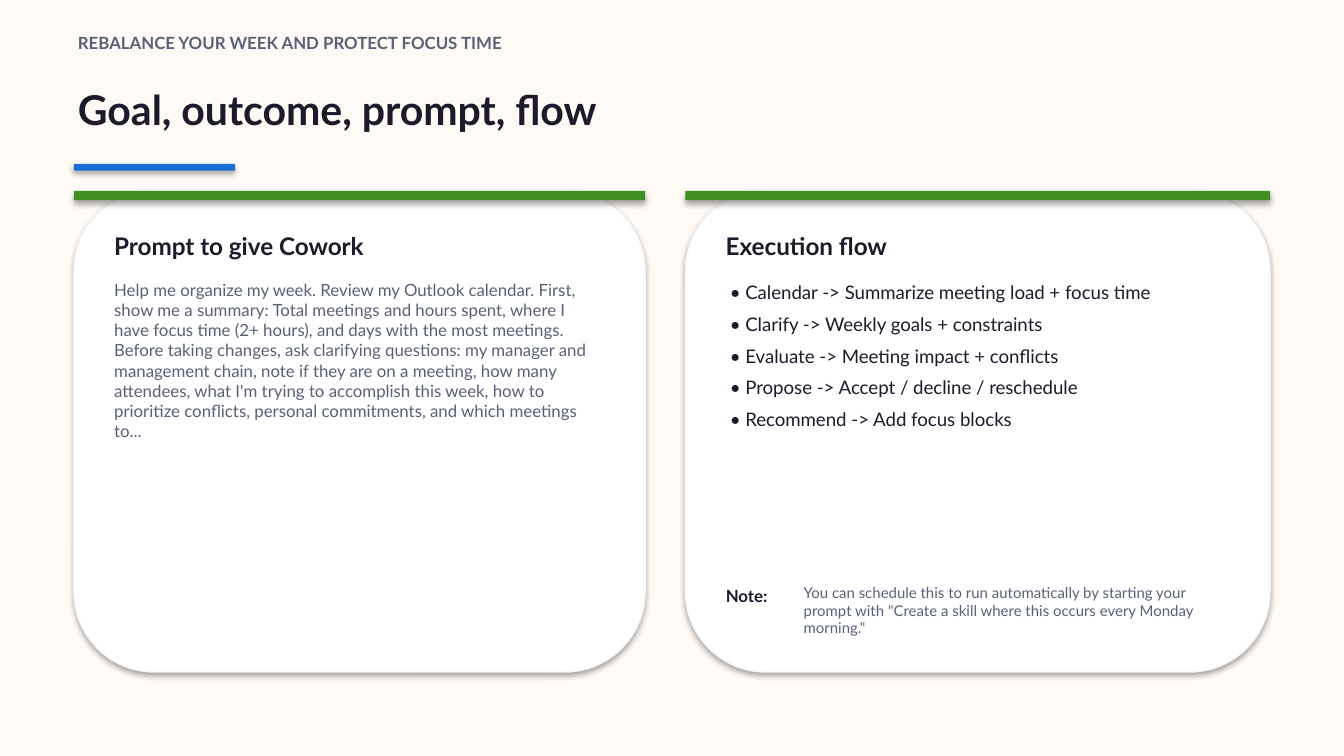
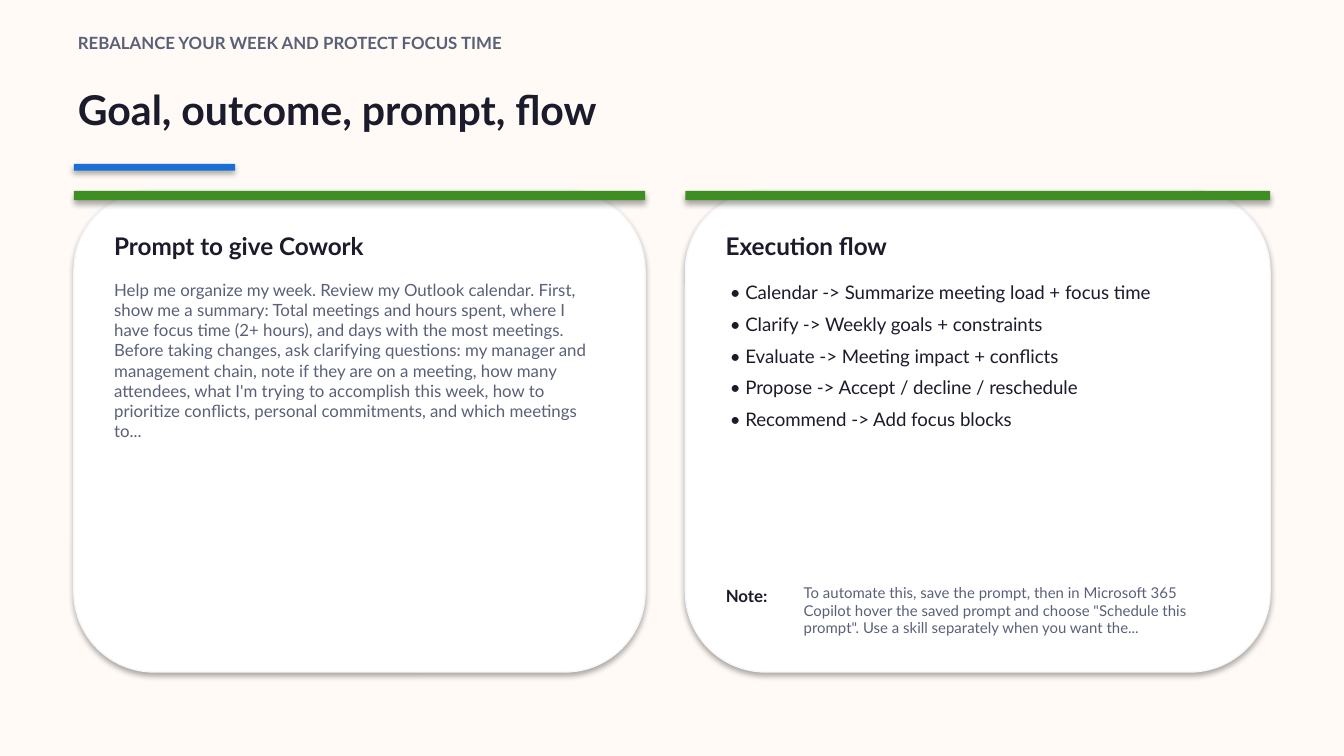
Before and after one commit to steffiyappy/copilot-what-to-use-when, a slide deck: slide 13 of slides/What to use when - Copilot and Cowork (Business - lite).pptx. Drawn at 1344x756 pixels with LibreOffice and Linux fonts; fonts in the diff are those of the drawing. Boxes give left, top, right and bottom in pixels: in the first picture for what was removed or moved away, otherwise in the second. Text is boxed around its words. In the diff, an @@ line names an element or a change of style, - is before the commit and + after.

```diff
--- a/slides/What to use when - Copilot and Cowork (Business - lite).pptx
+++ b/slides/What to use when - Copilot and Cowork (Business - lite).pptx
@@ text at [804,587,1186,636]: text changed @@
-You can schedule this to run automatically by starting your prompt with "Create a skill where this occurs every Monday morning."
+To automate this, save the prompt, then in Microsoft 365 Copilot hover the saved prompt and choose "Schedule this prompt". Use a skill separately when you want the...
```
Also in this commit, not shown: 5 other slides changed, 8 other files.
